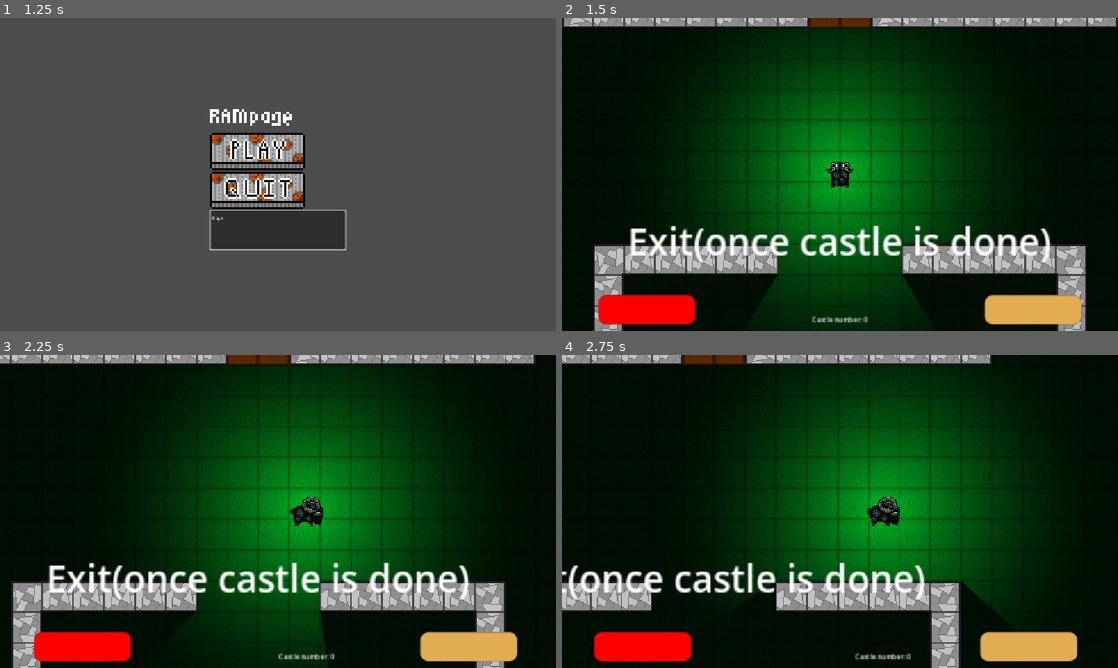
Above: before the commit, frames 1-4 (two rows, left to right).
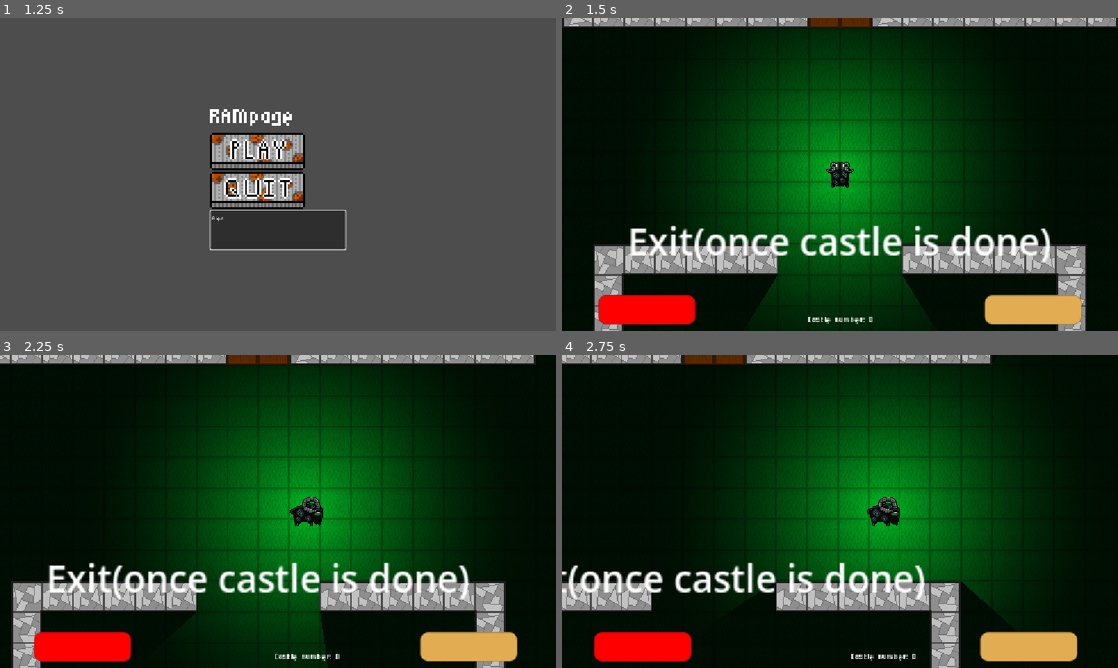
Above: after the commit, the same moments.

Repository: Jagdoggo/Godot-Wild-Jam-Game
Game: Godot game, scene res://main_menu.tscn
Same seed, same stepped clock (60 frames per second), same inputs: the game is played once before the commit and once after it.
Inputs (mouse positions are in pixels of both pictures, inside the frame that each line leads up to):
- Up to frame 1 (1.25 s): click (278, 230) at 0.52 s; type "Alex" at 0.6 s
- Up to frame 2 (1.5 s): click (840, 152) at 1.25 s
- Up to frame 3 (2.25 s): tap Enter at 2 s; hold D (Right) from 2.03 s (still down); tap X (Action) at 2.1 s
- Up to frame 4 (2.75 s): keep holding D (Right)

Frame 1 is identical in both runs. In frame 2, 0.2% of the frame differs, in the area x 44-56%, y 95-98%; in frame 3, 0.2%, in the area x 49-62%, y 95-98%; in frame 4, 0.2%.

Commit message:
Minor tweaks

Diff:
--- a/loot.gd
+++ b/loot.gd
@@ -9,11 +9,11 @@
 var player : CharacterBody2D
 
 func _ready() -> void:
+	label.text = "+" + str(loot_level) + " Damage"
 	if loot_level <= sprites.size():
 		sprites[loot_level-1].visible = true
 
 func _process(delta: float) -> void:
-	label.text = str(loot_level)
 	if Input.is_action_just_pressed("Action"):
 		for body in open_area.get_overlapping_bodies():
 			if body.name == "Player":
@@ -23,5 +23,6 @@
 
 func _on_sprite_animation_finished() -> void:
 	$SFX.play()
+	label.show()
 	player.damage += float(loot_level)/8
 	process_mode = Node.PROCESS_MODE_DISABLED
--- a/loot.tscn
+++ b/loot.tscn
@@ -2,6 +2,7 @@
 
 [ext_resource type="Script" uid="uid://ce2rrnmwl7qj3" path="res://loot.gd" id="1_s1bj6"]
 [ext_resource type="Texture2D" uid="uid://ej5ydudwswiu" path="res://Assets/Chests/Common/Common1.png" id="2_pwnat"]
+[ext_resource type="FontFile" uid="uid://b7c64grgaa3xq" path="res://Assets/Micro5-Regular.ttf" id="2_s02rx"]
 [ext_resource type="Texture2D" uid="uid://d4gr4duwe4dj5" path="res://Assets/Chests/Common/Common2.png" id="3_bt3rj"]
 [ext_resource type="Texture2D" uid="uid://b6b6ajod3yiyc" path="res://Assets/Chests/Common/Common3.png" id="4_yfbwb"]
 [ext_resource type="Texture2D" uid="uid://cctmec55nyvuq" path="res://Assets/Chests/Common/Common4.png" id="5_ckji1"]
@@ -171,6 +172,7 @@
 sprites = [NodePath("Sprite C"), NodePath("Sprite L1"), NodePath("Sprite L2"), NodePath("Sprite L3")]
 
 [node name="Label" type="Label" parent="." unique_id=2017636638]
+visible = false
 z_index = 1
 anchors_preset = 8
 anchor_left = 0.5
@@ -183,6 +185,11 @@
 offset_bottom = 11.5
 grow_horizontal = 2
 grow_vertical = 2
+theme_override_colors/font_outline_color = Color(0, 0, 0, 1)
+theme_override_constants/outline_size = 5
+theme_override_fonts/font = ExtResource("2_s02rx")
+theme_override_font_sizes/font_size = 16
+text = "+1 Damage"
 horizontal_alignment = 1
 vertical_alignment = 1
 
--- a/player.tscn
+++ b/player.tscn
@@ -17,6 +17,7 @@
 [ext_resource type="Texture2D" uid="uid://mqfvd3ve6tpg" path="res://Assets/PlayerSprites/PlayerUpAnimation2.png" id="15_j5n4i"]
 [ext_resource type="Texture2D" uid="uid://b2snwrvknkog2" path="res://Assets/PlayerSprites/PlayerUpAnimation3.png" id="16_634y6"]
 [ext_resource type="Texture2D" uid="uid://dgoquy7wbqmxv" path="res://Assets/PlayerSprites/PlayerUpAnimation4.png" id="17_efrwb"]
+[ext_resource type="FontFile" uid="uid://b7c64grgaa3xq" path="res://Assets/Micro5-Regular.ttf" id="18_pylmc"]
 [ext_resource type="AudioStream" uid="uid://bsvf6e3mwl88e" path="res://Assets/Sounds/RAMpage_dungeon_OST.mp3" id="18_q13i1"]
 
 [sub_resource type="CircleShape2D" id="CircleShape2D_231t4"]
@@ -189,6 +190,7 @@
 
 [node name="Castle Number" type="Label" parent="Camera2D" unique_id=1917124544]
 z_index = 1
+texture_filter = 1
 material = SubResource("CanvasItemMaterial_q13i1")
 anchors_preset = 7
 anchor_left = 0.5
@@ -201,7 +203,8 @@
 offset_bottom = 162.0
 grow_horizontal = 2
 grow_vertical = 0
-theme_override_font_sizes/font_size = 7
+theme_override_fonts/font = ExtResource("18_pylmc")
+theme_override_font_sizes/font_size = 13
 text = "Castle number: "
 horizontal_alignment = 1
 vertical_alignment = 1
